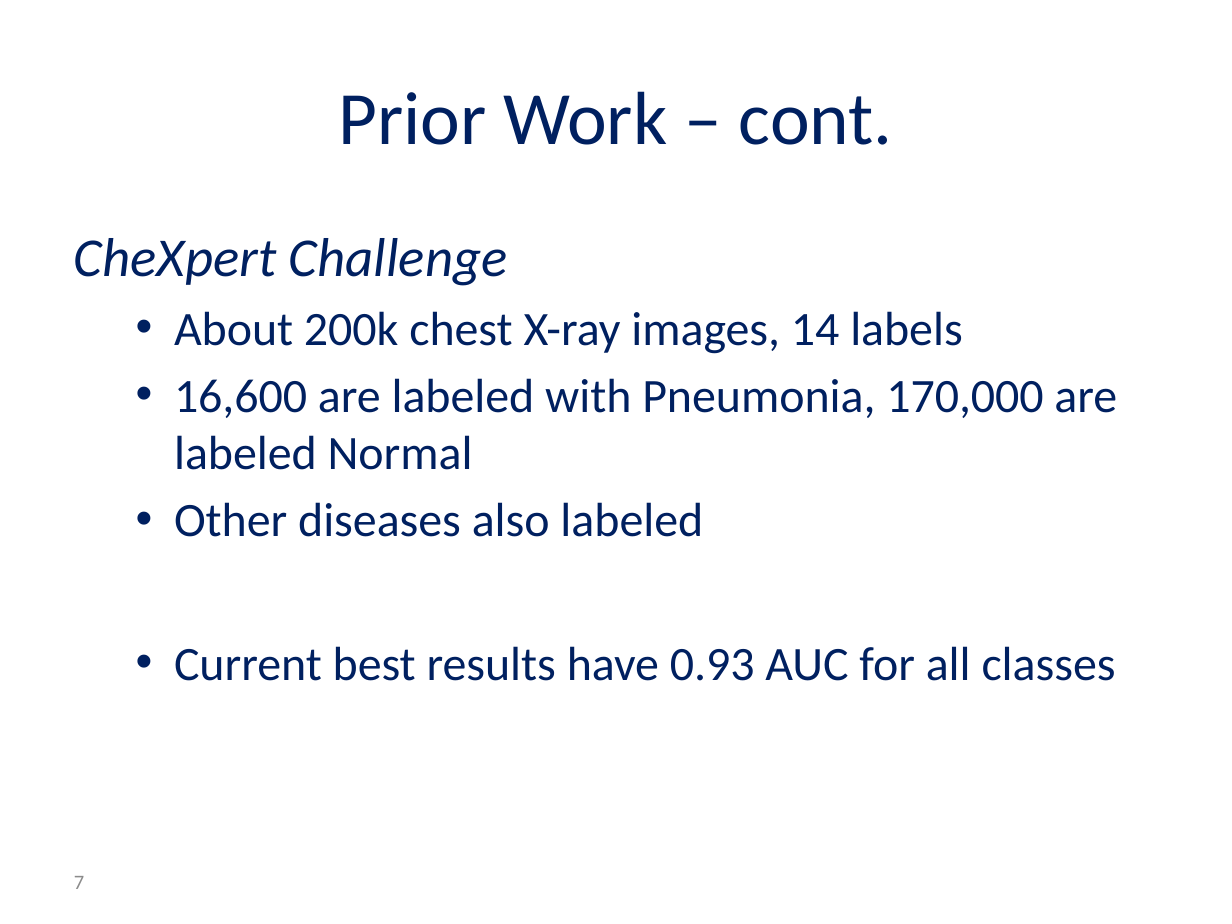
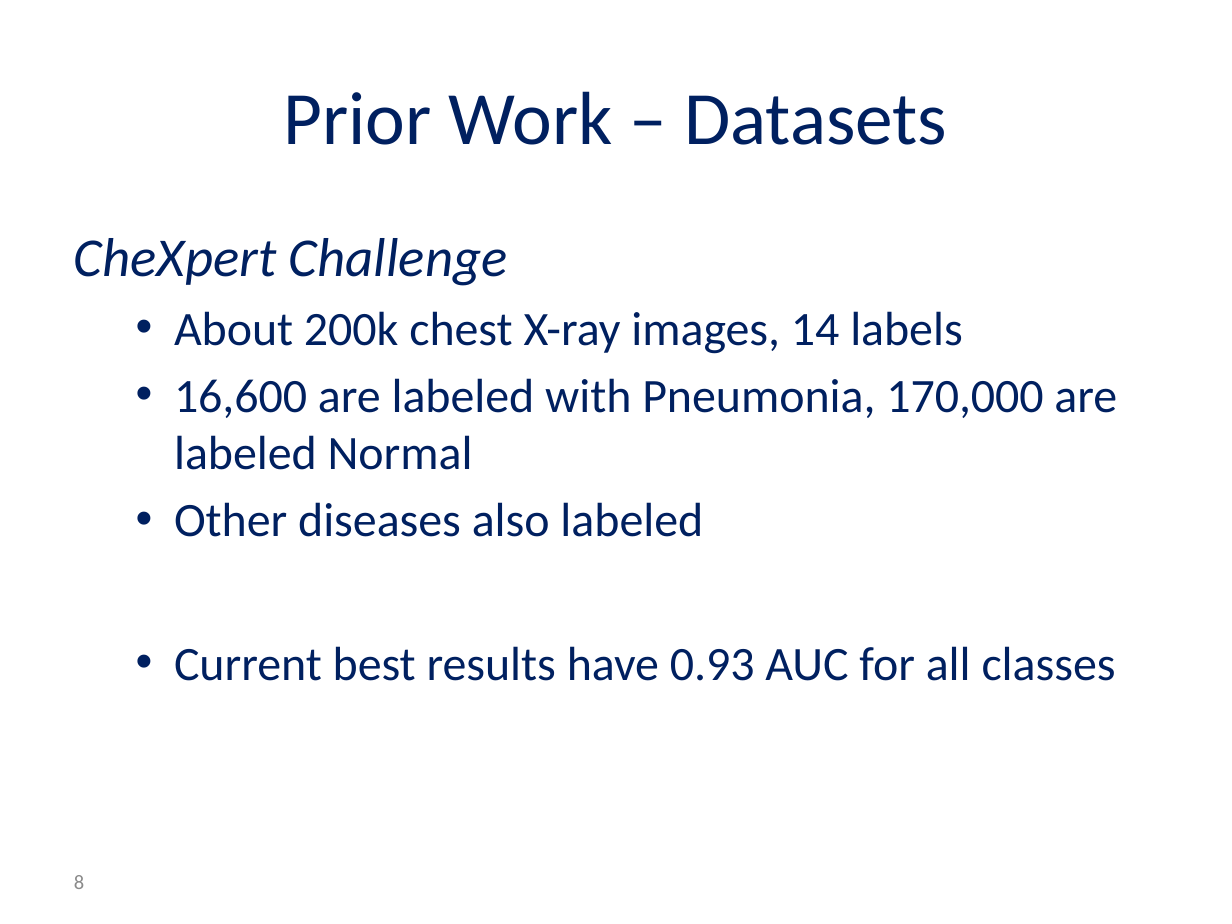
Before and after one commit to andyro2/Pneumonia-Detection-from-Chest-X-Rays-with-Robustness-to-Deformations, a slide deck: slide 8 of MidPresentation_Andy_Or.pptx (slide 7 before the commit). Drawn at 1232x924 pixels with LibreOffice and Linux fonts; fonts in the diff are those of the drawing; background and template pictures are left out. Boxes give left, top, right and bottom in pixels: in the first picture for what was removed or moved away, otherwise in the second. Text is boxed around its words. In the diff, an @@ line names an element or a change of style, - is before the commit and + after.

```diff
--- a/MidPresentation_Andy_Or.pptx
+++ b/MidPresentation_Andy_Or.pptx
@@ title at (x1=284, y1=91, x2=947, y2=145): text changed @@
-Prior Work – cont.
+Prior Work – Datasets
@@ page number at (x1=74, y1=875, x2=84, y2=889): text changed @@
-7
+8
```
Also in this commit, not shown: 8 other slides changed, 8 slides added, 1 slide removed, 1 other file.
